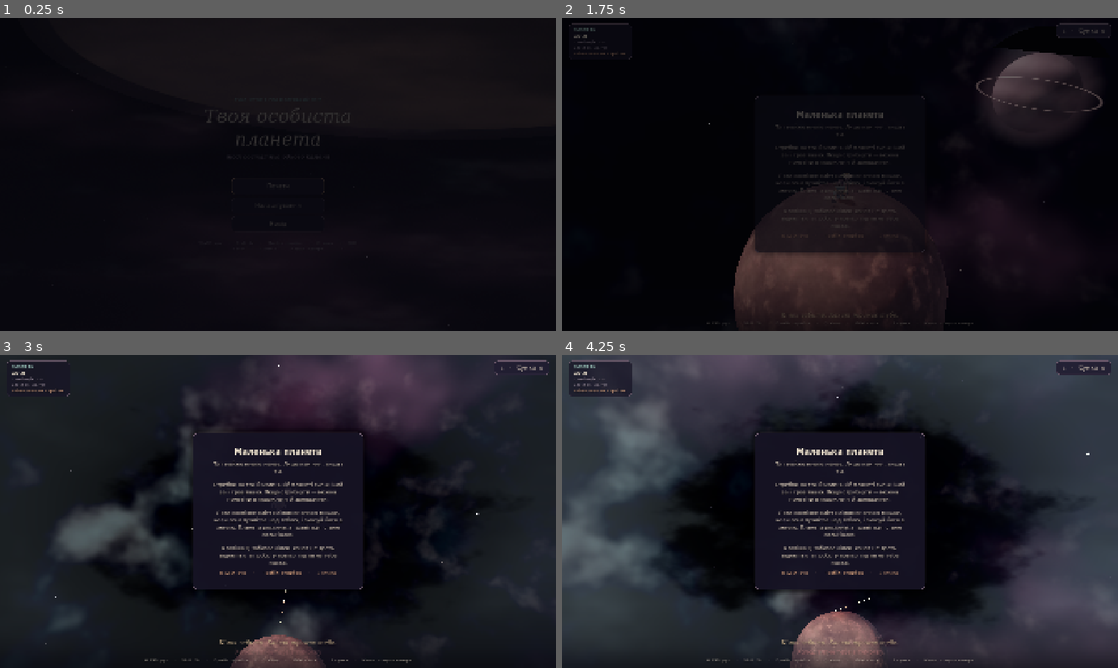
Above: before the commit, frames 1-4 (two rows, left to right).
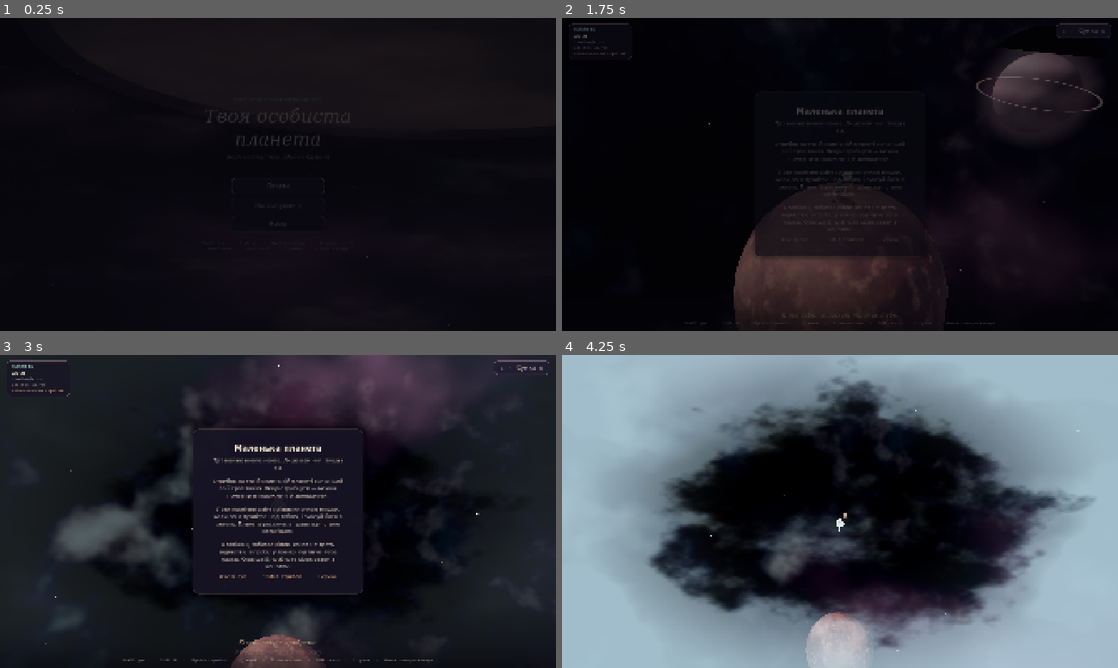
Above: after the commit, the same moments.

Repository: krabikdev/your-personal-planet
Game: Godot game, scene res://ui/main_menu.tscn
Same seed, same stepped clock (60 frames per second), same inputs: the game is played once before the commit and once after it.
Inputs (mouse positions are in pixels of both pictures, inside the frame that each line leads up to):
- Up to frame 1 (0.25 s): no input
- Up to frame 2 (1.75 s): tap Enter at 0.5 s; move the mouse to (962, 158) at 0.52 s; hold D (move_right) 0.53-1.28 s; hold Q (plant) 0.53-1.28 s; click (962, 158) at 0.67 s; tap Space (jump) at 0.77, 1.07, 1.52 s; tap E (unplant, bound only after the commit) at 0.8, 1.35 s; move the mouse to (812, 174) at 1.27 s; hold W (move_forward) from 1.28 s (still down); tap Q (plant) at 1.55 s
- Up to frame 3 (3 s): keep holding W (move_forward); tap Space (jump) at 1.82 s; move the mouse to (289, 505) at 2.02 s; press the mouse at (289, 505) at 2.03 s; tap E (unplant, bound only after the commit) at 2.3 s; move the mouse to (272, 517) at 2.77 s; release the mouse at (272, 517) at 2.78 s; tap Q (plant) at 2.85 s; click (272, 517) at 2.92 s
- Up to frame 4 (4.25 s): keep holding W (move_forward); tap Space (jump) at 3.02, 3.32, 3.77, 4.07 s; move the mouse to (878, 514) at 3.52 s; hold Shift (run) from 3.53 s (still down); tap E (unplant, bound only after the commit) at 3.8 s

The runs differ from the first frame. In frame 2, 1.1% of the frame differs, in the area x 22-78%, y 24-98%; in frame 3, 4.9%; in frame 4, 82%, in the area x 0-100%, y 0-100%.

Commit message:
fix: tie the rope to the boy's feet and remove the stake with E

Diff:
--- a/project.godot
+++ b/project.godot
@@ -92,6 +92,11 @@
 "events": Array[InputEventKey]([Object(InputEventKey,"resource_local_to_scene":false,"resource_name":"","device":-1,"wi …(211 unchanged characters)…
 ])
 }
+unplant={
+"deadzone": 0.2,
+"events": Array[InputEventKey]([Object(InputEventKey,"resource_local_to_scene":false,"resource_name":"","device":-1,"window_id":0,"alt_pressed":false,"shift_pressed":false,"ctrl_pressed":false,"meta_pressed":false,"pressed":false,"keycode":0,"physical_keycode":69,"key_label":0,"unicode":0,"location":0,"echo":false,"script":null)
+])
+}
 
 [rendering]
 
--- a/scripts/game/boy_model.gd
+++ b/scripts/game/boy_model.gd
@@ -184,14 +184,6 @@
 		return
 	_land_dust.restart()
 	_land_dust.emitting = true
-
-
-func play_catch_pose() -> void:
-	var tween := create_tween()
-	tween.tween_property(_arm_l, "rotation", Vector3(-2.3, 0.0, 0.5), 0.18)
-	tween.parallel().tween_property(_arm_r, "rotation", Vector3(-2.3, 0.0, -0.5), 0.18)
-	tween.tween_property(_arm_l, "rotation", Vector3.ZERO, 0.5)
-	tween.parallel().tween_property(_arm_r, "rotation", Vector3.ZERO, 0.5)
 
 
 func _animate() -> void:
--- a/scripts/game/game.gd
+++ b/scripts/game/game.gd
@@ -54,6 +54,7 @@
 	add_child(_rope)
 	_rope.setup(_planet, _player)
 	_rope.planted.connect(_on_rope_planted)
+	_rope.removed.connect(_on_rope_removed)
 	_rope.snapped.connect(_on_rope_snapped)
 	_player.set_rope(_rope)
 
@@ -100,6 +101,10 @@
 		return
 	if event.is_action_pressed("plant") and _state == State.PLAYING:
 		_player.plant_stake()
+		get_viewport().set_input_as_handled()
+		return
+	if event.is_action_pressed("unplant") and _state == State.PLAYING:
+		_player.remove_stake()
 		get_viewport().set_input_as_handled()
 		return
 	if (
@@ -255,6 +260,10 @@
 	_hud.show_toast("Кілок забито. Канат тримає тебе.", Color("cdb38d"), 3.0)
 
 
+func _on_rope_removed() -> void:
+	_hud.show_toast("Кілок і канат прибрано.", Color("cdb38d"), 2.0)
+
+
 func _on_rope_snapped(force: float) -> void:
 	if _state != State.PLAYING:
 		return
--- a/scripts/game/player.gd
+++ b/scripts/game/player.gd
@@ -101,6 +101,16 @@
 	rope.plant(global_position + spot.normalized() * 0.95)
 
 
+func remove_stake() -> void:
+	if dead or locked or rope == null or not rope.is_planted():
+		return
+	_rope_crawl = false
+	_rope_recoil = 0.0
+	_rope_brake_latch = false
+	rope.clear()
+	_play("whoosh", -7.0, 0.15)
+
+
 func snap_to_surface() -> void:
 	if planet == null:
 		return
@@ -179,10 +189,6 @@
 	_was_grounded = false
 	_fall_speed = 0.0
 	jumped.emit()
-
-
-func play_catch_pose() -> void:
-	_model.play_catch_pose()
 
 
 func swing_net() -> void:
--- a/scripts/game/rope_anchor.gd
+++ b/scripts/game/rope_anchor.gd
@@ -7,13 +7,14 @@
 ## instead of letting him drift off.
 
 signal planted
+signal removed
 signal snapped(force: float)
 
 const ROPE_FRACTION: float = 0.95
 const STAKE_HEIGHT: float = 0.5
 const STAKE_SINK: float = 0.06
 const ROPE_RADIUS: float = 0.01
-const HAND_HEIGHT: float = 0.55
+const FOOT_HEIGHT: float = 0.03
 const WOOD := Color("7b5c45")
 const WOOD_DARK := Color("5c4433")
 const ROPE_COLOR := Color("cdb38d")
@@ -60,6 +61,19 @@
 	_build_stake(up)
 	_build_rope()
 	planted.emit()
+
+
+func clear() -> void:
+	if not _planted:
+		return
+	_planted = false
+	if _stake != null:
+		_stake.queue_free()
+		_stake = null
+	if _rope != null:
+		_rope.queue_free()
+		_rope = null
+	removed.emit()
 
 
 func notify_snap(force: float) -> void:
@@ -156,7 +170,7 @@
 	if up.length_squared() < 0.1:
 		up = Vector3.UP
 	var from: Vector3 = _anchor + up * (STAKE_HEIGHT - STAKE_SINK - 0.04)
-	var to: Vector3 = player.global_position + player.get_up() * HAND_HEIGHT
+	var to: Vector3 = player.global_position + player.get_up() * FOOT_HEIGHT
 	var offset: Vector3 = to - from
 	var length: float = offset.length()
 	_rope.visible = length > 0.03
--- a/scripts/ui/game_hud.gd
+++ b/scripts/ui/game_hud.gd
@@ -137,5 +137,6 @@
 func _populate_controls() -> void:
 	_controls_label.text = (
 		"WASD  рух     ·     Shift  біг     ·     Пробіл  стрибок     ·     "
-		+ "Q  кілок     ·     ЛКМ  сачок     ·     I  сумка     ·     Миша  поворот камери"
+		+ "Q  кілок     ·     E  зняти кілок     ·     ЛКМ  сачок     ·     I  сумка"
+		+ "     ·     Миша  поворот камери"
 	)
--- a/tests/test_rope_anchor.gd
+++ b/tests/test_rope_anchor.gd
@@ -12,6 +12,15 @@
 
 func test_plant_action_is_mapped_to_q() -> void:
 	assert_true(InputMap.has_action("plant"), "Q should be mapped to the plant action")
+
+
+func test_unplant_action_is_mapped_to_e() -> void:
+	assert_true(InputMap.has_action("unplant"), "E should be mapped to the unplant action")
+	var found_e: bool = false
+	for event: InputEvent in InputMap.action_get_events("unplant"):
+		if event is InputEventKey and (event as InputEventKey).physical_keycode == KEY_E:
+			found_e = true
+	assert_true(found_e, "the stake should be removed with E")
 
 
 func test_the_boy_hammers_a_stake_into_the_ground() -> void:
@@ -78,3 +87,19 @@
 	Input.action_release("jump")
 
 	assert_lt(player.get_altitude(), 0.6, "holding Space should crawl the boy back down the rope")
+
+
+func test_removing_the_stake_removes_the_rope() -> void:
+	var game: Game = _make_game()
+	await wait_physics_frames(3)
+
+	var player: Boy = game.get_node("Player") as Boy
+	player.plant_stake()
+	var rope: RopeAnchor = player.rope
+	assert_true(rope.is_planted(), "the stake should be planted first")
+
+	player.remove_stake()
+	await wait_process_frames(1)
+
+	assert_false(rope.is_planted(), "the stake should be gone")
+	assert_eq(rope.get_child_count(), 0, "the stake and the rope should be freed together")
--- a/tools/configure_project.gd
+++ b/tools/configure_project.gd
@@ -11,6 +11,8 @@
 	"move_right": [KEY_D, KEY_RIGHT],
 	"jump": [KEY_SPACE],
 	"interact": [],
+	"plant": [KEY_Q],
+	"unplant": [KEY_E],
 	"inventory": [KEY_I],
 	"pause": [KEY_ESCAPE],
 }
--- a/ui/game_hud.tscn
+++ b/ui/game_hud.tscn
@@ -233,7 +233,7 @@
 
 Лови космічне сміття лівою кнопкою мишки, коли воно пролітає над тобою, і вмазуй його в землю. Планета ростиме, а гравітація стане сильнішою.
 
-Клавіша Q забиває кілок: канат не дасть відлетіти, а пробіл у повітрі підтягне тебе назад."
+Клавіша Q забиває кілок: канат не дасть відлетіти, а пробіл у повітрі підтягне тебе назад. Клавіша E прибирає кілок разом з канатом."
 horizontal_alignment = 1
 autowrap_mode = 3
 
--- a/ui/main_menu.tscn
+++ b/ui/main_menu.tscn
@@ -105,7 +105,7 @@
 [node name="Footer" type="Label" parent="MarginContainer/VBoxContainer"]
 layout_mode = 2
 theme_type_variation = &"SmallLabel"
-text = "WASD  рух     ·     Shift  біг     ·     Пробіл  стрибок     ·     Q  кілок     ·     ЛКМ  сачок     ·     I  сумка     ·     Мишка  камера"
+text = "WASD  рух     ·     Shift  біг     ·     Пробіл  стрибок     ·     Q  кілок     ·     E  зняти кілок     ·     ЛКМ  сачок     ·     I  сумка     ·     Мишка  камера"
 horizontal_alignment = 1
 autowrap_mode = 3
 
--- a/ui/settings_panel.tscn
+++ b/ui/settings_panel.tscn
@@ -131,8 +131,8 @@
 layout_mode = 2
 theme_type_variation = &"SmallLabel"
 text = "WASD — рух     ·     Shift — біг     ·     Пробіл — стрибок
-Q — забити кілок з канатом     ·     ЛКМ — замахнутися сачком     ·     I — сумка
-Рухай мишкою — поворот камери"
+Q — забити кілок     ·     E — зняти кілок і канат     ·     ЛКМ — замахнутися сачком
+I — сумка     ·     рухай мишкою — поворот камери"
 autowrap_mode = 3
 
 [node name="BackButton" type="Button" parent="Overlay/Margin/Center/Panel/PanelMargin/VBox"]
